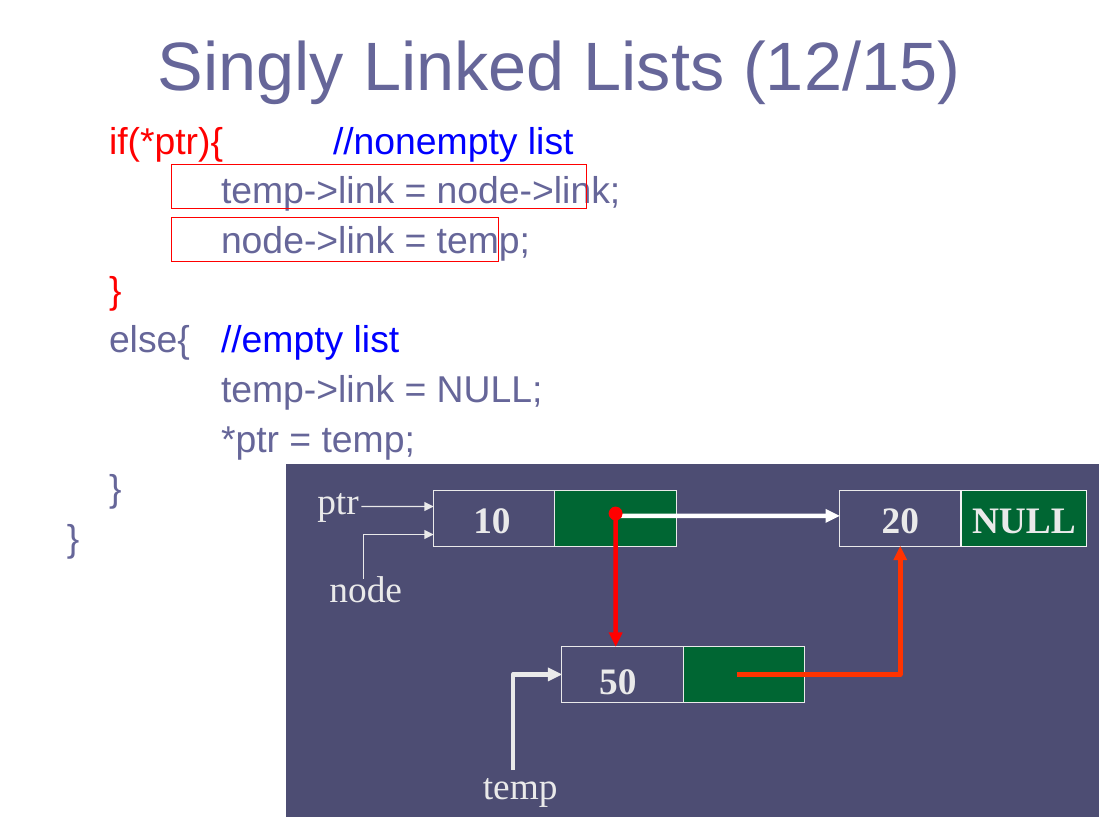
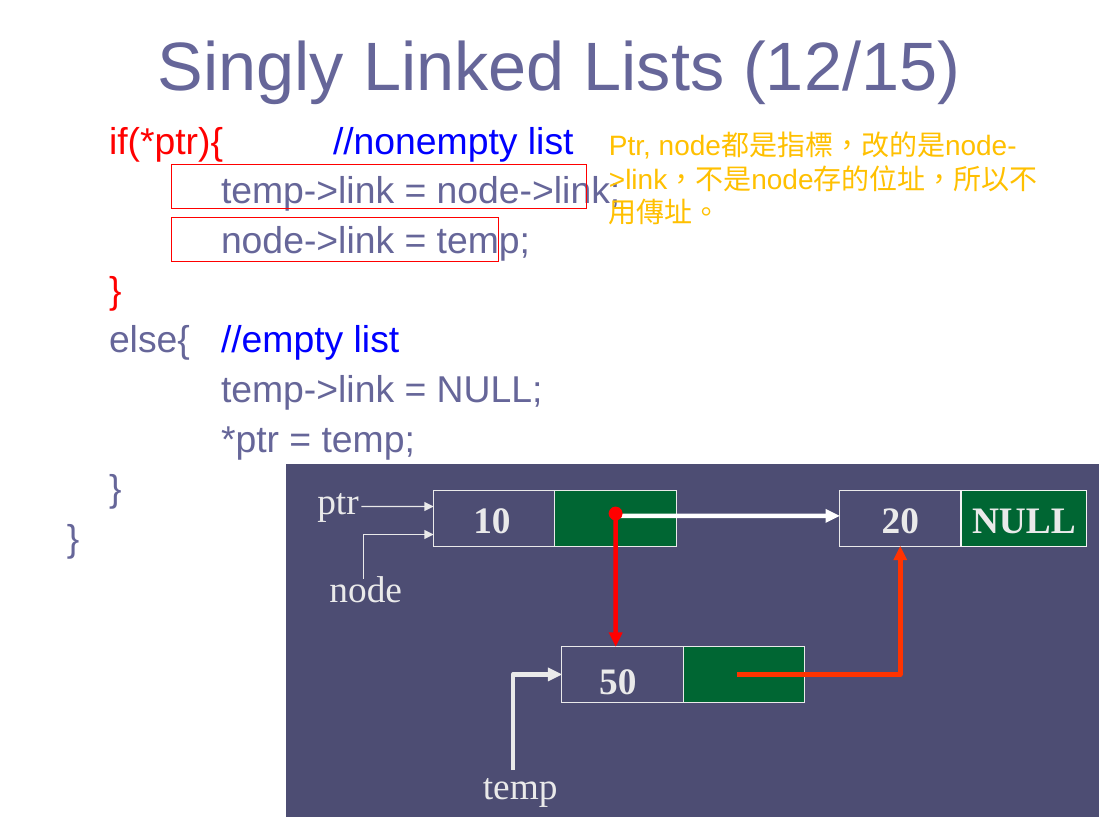
Before and after one commit to weberlu88/2020-NCU-CS-DataStructure, a slide deck: slide 28 of PPT/CH4-1-2020.ppt. Drawn at 1120x840 pixels with LibreOffice and Linux fonts; fonts in the diff are those of the drawing. Boxes give left, top, right and bottom in pixels: in the first picture for what was removed or moved away, otherwise in the second. Text is boxed around its words. In the diff, an @@ line names an element or a change of style, - is before the commit and + after.

```diff
--- a/PPT/CH4-1-2020.ppt
+++ b/PPT/CH4-1-2020.ppt
@@ text added at [609,133,1038,225], 18 pt, text #FFC000 @@
+Ptr, node都是指標，改的是node->link，不是node存的位址，所以不用傳址。
```
Also in this commit, not shown: 1 other slide changed, 2 other files.
